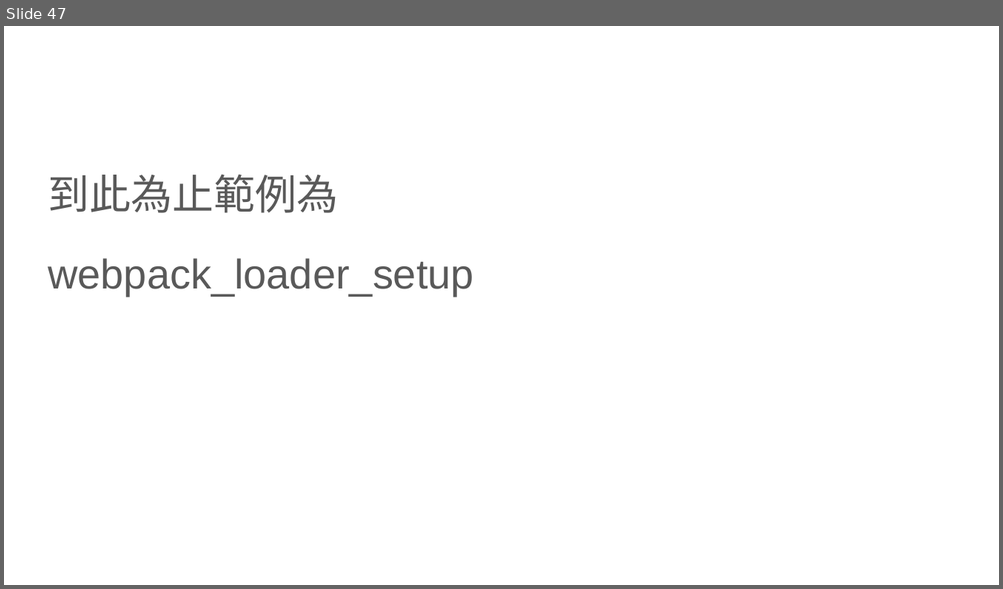
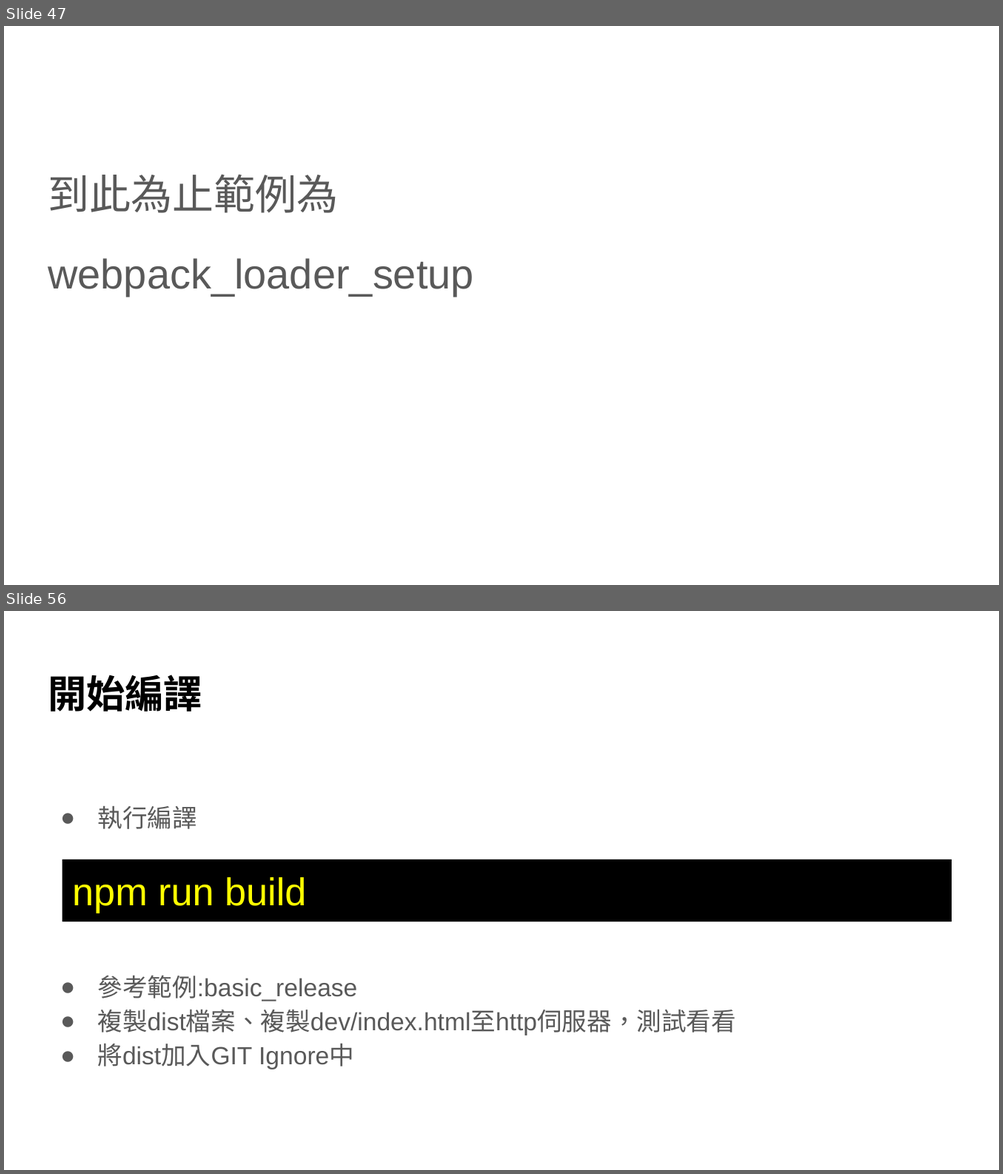
Before and after one commit to johnmausfam/LessonA, a slide deck: Webpack.pptx. Shown one above the other, each under a label of ours: slide 47 before the commit, slides 47 and 56 after it; the slides between them are not shown. The pictures are 1003x589 and 1003x1174 pixels, drawn with LibreOffice and Linux fonts; fonts in the diff are those of the drawing. Boxes give left, top, right and bottom in pixels: in the first picture for what was removed or moved away, otherwise in the second. Text is boxed around its words. In the diff, an @@ line names an element or a change of style, - is before the commit and + after.

```diff
--- a/Webpack.pptx
+++ b/Webpack.pptx
@@ slide 56 added at [4, 611, 999, 1170], background #FFFFFF @@
@@ title added at [48, 675, 202, 712], 28 pt, text #000000, bold @@
+開始編譯
@@ text added at [97, 806, 736, 1069], 18 pt, text #595959 @@
+● 執行編譯
+● 參考範例:basic_release
+● 複製dist檔案、複製dev/index.html至http伺服器，測試看看
+● 將dist加入GIT Ignore中
@@ rectangle added at [62, 860, 952, 923], fill #000000, 28 pt, text #FFFF00 @@
+npm run build
```
Also in this commit, not shown: 1 slide changed, 60 other slides added, 1 other file.
